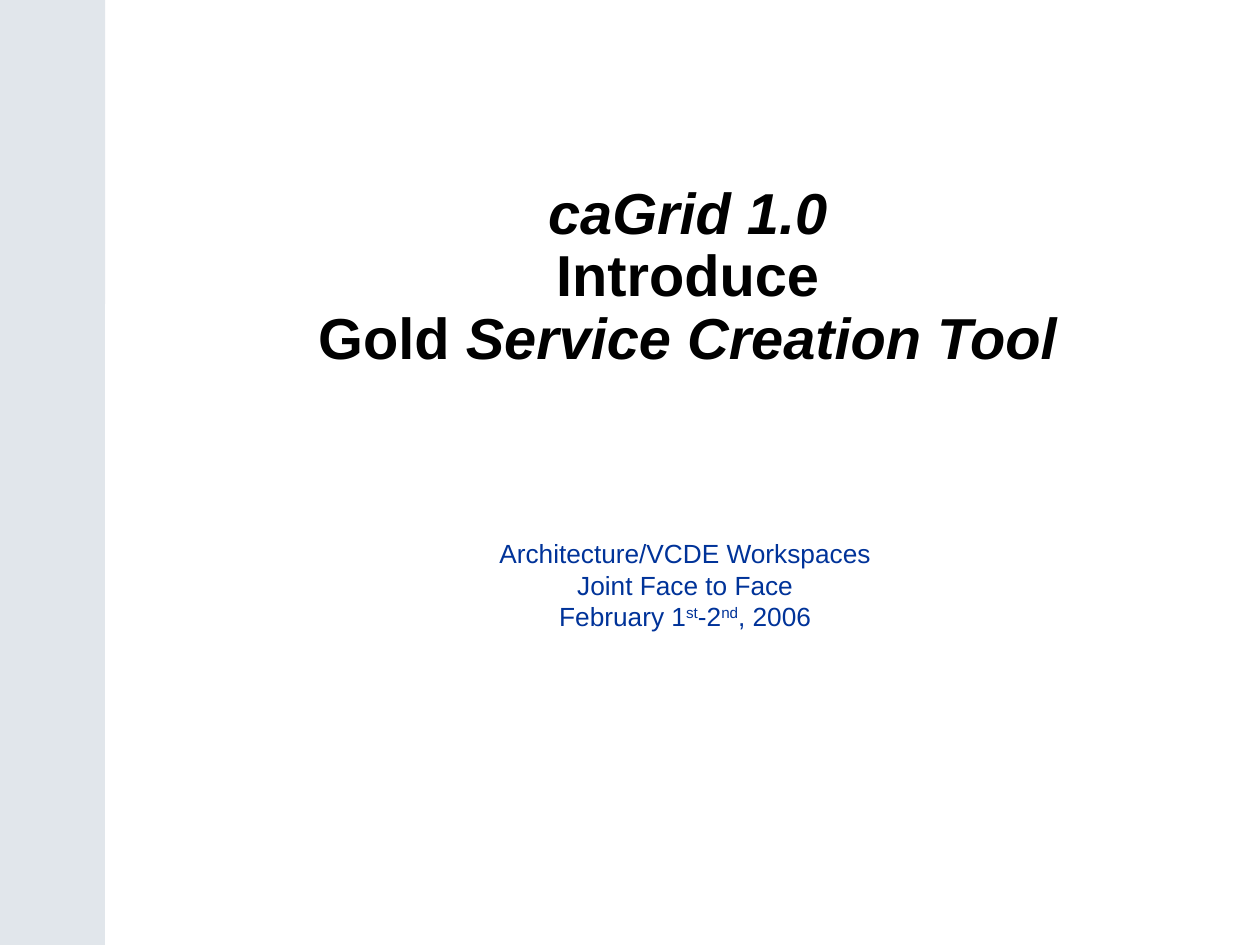
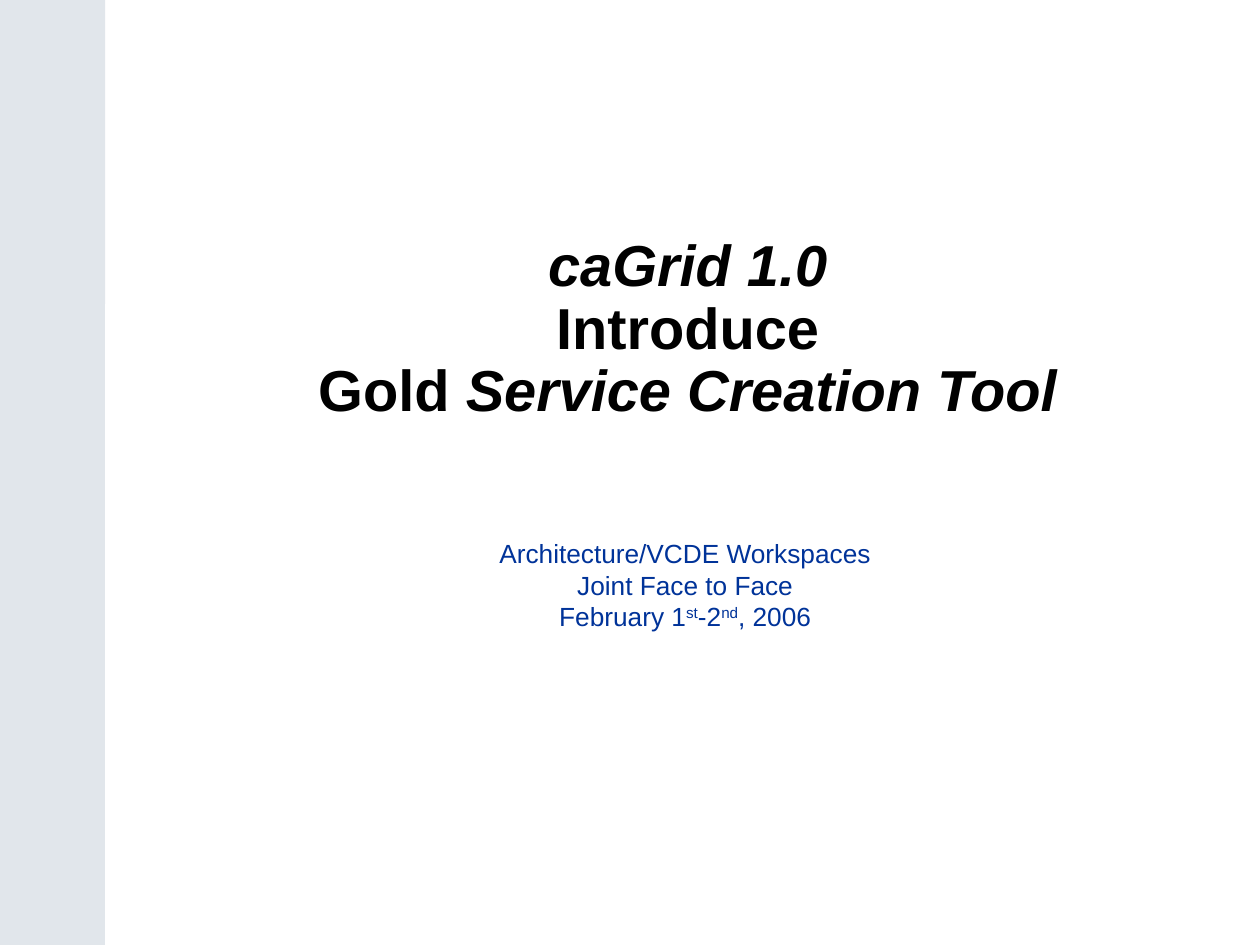
Before and after one commit to NCIP/cagrid-portal, a slide deck: slide 1 of cagrid-1-0/Documentation/presentations/200602_VCDE_ARCH/caGrid_Introduce_Update_Arch_VCDE_Feb1.ppt. Drawn at 1260x945 pixels with LibreOffice and Linux fonts; fonts in the diff are those of the drawing; background and template pictures are left out. Boxes give left, top, right and bottom in pixels: in the first picture for what was removed or moved away, otherwise in the second. Text is boxed around its words. In the diff, an @@ line names an element or a change of style, - is before the commit and + after.

```diff
--- a/cagrid-1-0/Documentation/presentations/200602_VCDE_ARCH/caGrid_Introduce_Update_Arch_VCDE_Feb1.ppt
+++ b/cagrid-1-0/Documentation/presentations/200602_VCDE_ARCH/caGrid_Introduce_Update_Arch_VCDE_Feb1.ppt
@@ title "caGrid 1.0 Introduce Gold Service ...": place and size @@
-title "caGrid 1.0 Introduce Gold Service ..." at <box>318,192,1057,360</box>
+title "caGrid 1.0 Introduce Gold Service ..." at <box>318,244,1057,412</box>
```
Also in this commit, not shown: 2 other files.
